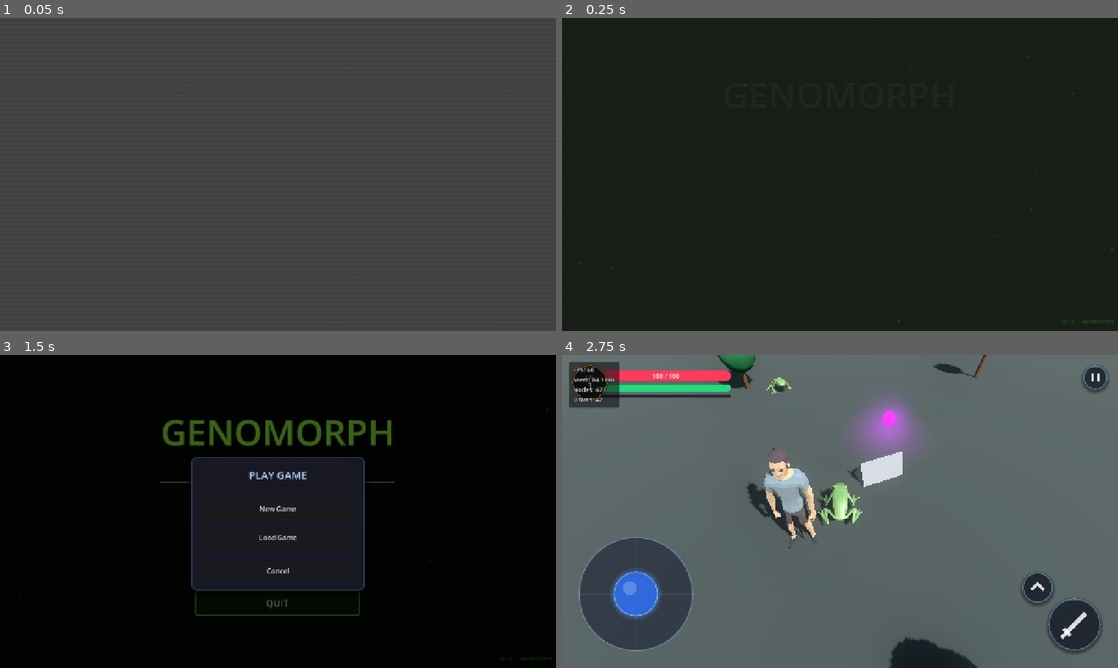
Above: before the commit, frames 1-4 (two rows, left to right).
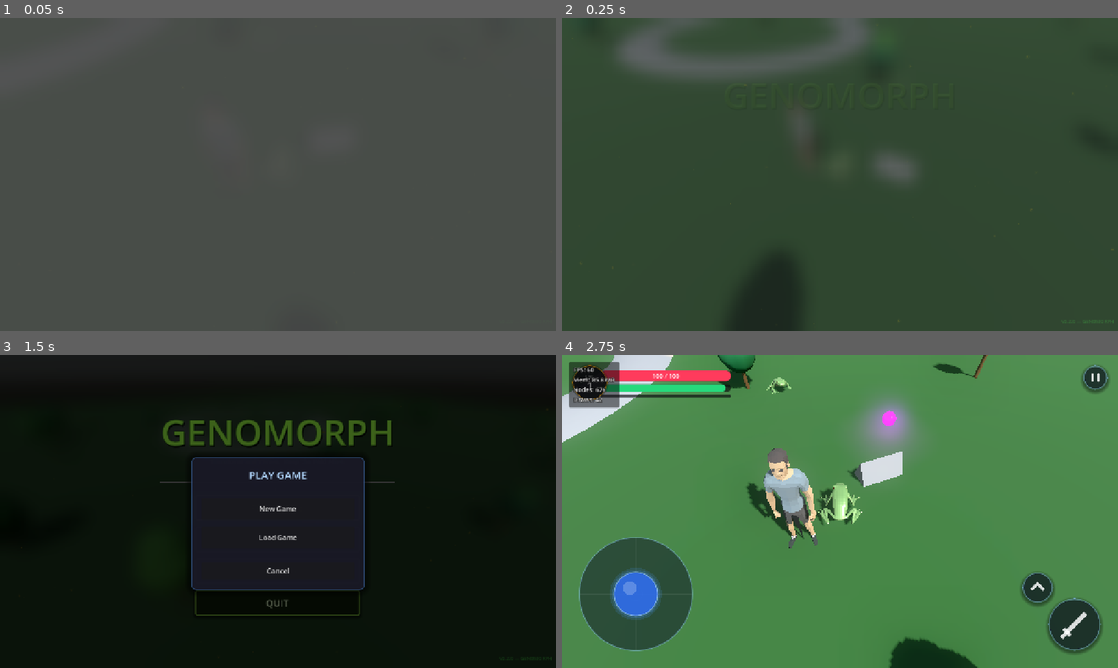
Above: after the commit, the same moments.

Repository: TradsKraken/GENOMORPH-
Game: Godot game, scene res://ui/main_menu.tscn
Two runs of this game, one before a commit and one after it. Both use one fixed random seed, a clock stepped at 60 frames per second and the inputs below.
Inputs (mouse positions are in pixels of both pictures, inside the frame that each line leads up to):
- Up to frame 1 (0.05 s): no input
- Up to frame 2 (0.25 s): no input
- Up to frame 3 (1.5 s): tap Enter (ui_accept) at 0.5, 0.77 s; move the mouse to (400, 495) at 0.52 s; hold Right (ui_right) 0.53-1.25 s; click (400, 495) at 0.67 s; click "PLAY GAME" at 1.25 s
- Up to frame 4 (2.75 s): click "PLAY GAME" at 2 s

The runs differ from the first frame. In frame 2, 97% of the frame differs, in the area x 0-100%, y 0-100%; in frame 3, 1.9%; in frame 4, 85%.

Commit message:
feat: implement main menu UI with animations and add automatic collision tools and base camera setup.

Diff:
--- a/levels/camera_3d.gd
+++ b/levels/camera_3d.gd
@@ -25,6 +25,9 @@
 
 ## Smooth-follow speed. Lower = lazier follow, higher = snappier.
 @export var follow_speed: float = 8.0
+
+## Set to true if this scene is being loaded as the main menu background.
+@export var is_main_menu: bool = false
 
 # ── Private ──────────────────────────────────────────────────────────────────
 
@@ -57,20 +60,34 @@
 	_apply_position(1.0)
 
 	# ── Spawn game systems at runtime (avoids UID-less .tscn references) ──────
-	var hud_script := load("res://ui/hud.gd") as GDScript
-	if hud_script:
-		var hud: CanvasLayer = hud_script.new()
-		hud.name = "GameHUD"
-		get_parent().call_deferred("add_child", hud)
+	if not is_main_menu:
+		var hud_script := load("res://ui/hud.gd") as GDScript
+		if hud_script:
+			var hud: CanvasLayer = hud_script.new()
+			hud.name = "GameHUD"
+			get_parent().call_deferred("add_child", hud)
 
-	var spawner_script := load("res://levels/orb_spawner.gd") as GDScript
-	if spawner_script:
-		var spawner: Node3D = spawner_script.new()
-		spawner.name = "OrbSpawner"
-		get_parent().call_deferred("add_child", spawner)
+		var spawner_script := load("res://levels/orb_spawner.gd") as GDScript
+		if spawner_script:
+			var spawner: Node3D = spawner_script.new()
+			spawner.name = "OrbSpawner"
+			get_parent().call_deferred("add_child", spawner)
 
 
 func _process(delta: float) -> void:
+	if is_main_menu:
+		# Slowly pan/rotate the camera over the swamp
+		var t = Time.get_ticks_msec() / 1000.0
+		var radius = 18.0
+		var orbit_speed = 0.12
+		var cam_height = 12.0
+
+		# Orbit around the center of the level
+		var target_pos = Vector3(cos(t * orbit_speed) * radius, cam_height, sin(t * orbit_speed) * radius)
+		global_position = global_position.lerp(target_pos, delta * 2.0)
+		look_at(Vector3.ZERO, Vector3.UP)
+		return
+
 	if _player == null:
 		return
 
--- a/levels/node_3d.tscn
+++ b/levels/node_3d.tscn
@@ -1,6 +1,7 @@
 [gd_scene format=3 uid="uid://byhayabks6fn4"]
 
 [ext_resource type="Script" uid="uid://61raa3sdio51" path="res://levels/camera_3d.gd" id="1_a202f"]
+[ext_resource type="Script" uid="uid://y5iqc4ir2acj" path="res://tools/auto_collision.gd" id="1_ysmlf"]
 [ext_resource type="Script" uid="uid://ducc3imx6yxhg" path="res://levels/npc_frog.gd" id="2_fhumt"]
 [ext_resource type="PackedScene" uid="uid://ea7e13ofj3cp" path="res://player/player.tscn" id="2_player"]
 [ext_resource type="Script" uid="uid://c4or157xwuy2k" path="res://ui/virtual_joystick.gd" id="3_joystick"]
@@ -23,11 +24,13 @@
 glow_intensity = 1.5
 glow_bloom = 0.2
 
+[sub_resource type="TorusMesh" id="TorusMesh_qwc0f"]
+
 [sub_resource type="PlaneMesh" id="PlaneMesh_noarx"]
 size = Vector2(40, 40)
 
 [sub_resource type="StandardMaterial3D" id="GroundMat"]
-albedo_color = Color(0.2, 0.22, 0.2, 1)
+albedo_color = Color(0.1493181, 0.31432223, 0.11743338, 1)
 
 [sub_resource type="BoxShape3D" id="GroundShape"]
 size = Vector3(40, 0.2, 40)
@@ -1728,6 +1731,11 @@
 shadow_enabled = true
 
 [node name="Ground" type="StaticBody3D" parent="." unique_id=456649111]
+
+[node name="Swamp Sample" type="MeshInstance3D" parent="Ground" unique_id=779578895]
+transform = Transform3D(24.635, 0, 0, 0, 24.635, 0, 0, 0, 24.635, -37.711266, -5.3720093, -13.250458)
+mesh = SubResource("TorusMesh_qwc0f")
+script = ExtResource("1_ysmlf")
 
 [node name="MeshInstance3D" type="MeshInstance3D" parent="Ground" unique_id=643852630]
 transform = Transform3D(6.17, 0, 0, 0, 6.17, 0, 0, 0, 6.17, 0.0064697266, 0.053894043, 0.39871216)
--- a/project.godot
+++ b/project.godot
@@ -11,7 +11,7 @@
 [application]
 
 config/name="GENOMORPH"
-config/version="0.1.0"
+config/version="0.2.0"
 run/main_scene="res://ui/main_menu.tscn"
 config/features=PackedStringArray("4.7", "Mobile")
 config/icon="res://assets/icon.svg"
--- /dev/null
+++ b/tools/auto_collision.gd
@@ -0,0 +1,5 @@
+extends MeshInstance3D
+
+func _ready() -> void:
+	# Automatically generate a perfect static collision mesh based on the visual mesh!
+	create_trimesh_collision()
--- a/ui/main_menu.gd
+++ b/ui/main_menu.gd
@@ -7,6 +7,8 @@
 @onready var _particle_layer: Control  = $Background/ParticleLayer
 @onready var _scanlines: ColorRect     = $Background/Scanlines
 @onready var _anim_player: AnimationPlayer = $AnimationPlayer
+@onready var _background_root: Control = $Background
+@onready var _version_label: Label     = $Background/VersionLabel
 
 # ── Particle state ────────────────────────────────────────────────────────────
 var _particles: Array[Dictionary] = []
@@ -19,10 +21,20 @@
 	_title_label.add_theme_font_override("font", ThemeDB.fallback_font)
 	_tagline_label.add_theme_font_override("font", ThemeDB.fallback_font)
 
+	# Dynamically show the version number from project settings
+	var app_version = ProjectSettings.get_setting("application/config/version", "0.1.0")
+	_version_label.text = "v" + str(app_version) + " — GENOMORPH"
+
+	_spawn_background_world()
+
 	_spawn_particles()
 	_particle_layer.draw.connect(_on_particle_layer_draw)
 	_anim_player.play("intro")
 	_anim_player.animation_finished.connect(_on_intro_done)
+
+	# Remove the scanline effect entirely so it doesn't look like stripes
+	if _scanlines:
+		_scanlines.queue_free()
 
 
 func _on_intro_done(_anim_name: String) -> void:
@@ -31,14 +43,68 @@
 
 func _process(delta: float) -> void:
 	_time += delta
-
-	# Scroll scanlines
-	var mat := _scanlines.material as ShaderMaterial
-	if mat:
-		mat.set_shader_parameter("scroll_offset", fmod(_time * 0.04, 1.0))
-
 	_update_particles(delta)
 	_particle_layer.queue_redraw()
+
+
+# ── Background World Instantiation ───────────────────────────────────────────
+
+func _spawn_background_world() -> void:
+	# Create a SubViewportContainer and SubViewport to render the 3D scene
+	var sub_viewport_container = SubViewportContainer.new()
+	sub_viewport_container.set_anchors_preset(Control.PRESET_FULL_RECT)
+	sub_viewport_container.stretch = true
+
+	var sub_viewport = SubViewport.new()
+	sub_viewport.handle_input_locally = false
+	sub_viewport_container.add_child(sub_viewport)
+
+	# Load the 3D world
+	var world_scene = load("res://levels/node_3d.tscn")
+	var world = world_scene.instantiate()
+
+	# Find the camera and set it to main menu mode
+	var camera = world.get_node_or_null("Camera3D")
+	if camera and "is_main_menu" in camera:
+		camera.is_main_menu = true
+
+	# Disable the player from moving if they somehow receive input
+	var player = world.get_node_or_null("Frog Player")
+	if player:
+		player.set_process(false)
+		player.set_physics_process(false)
+		player.set_process_input(false)
+
+	# Hide any gameplay HUDs (joysticks, buttons) that are in the level
+	for child in world.get_children():
+		if child is CanvasLayer:
+			child.visible = false
+
+	sub_viewport.add_child(world)
+
+	# Create a blur shader overlay
+	var blur_overlay = ColorRect.new()
+	blur_overlay.set_anchors_preset(Control.PRESET_FULL_RECT)
+
+	var blur_shader = Shader.new()
+	blur_shader.code = """
+shader_type canvas_item;
+uniform sampler2D screen_texture : hint_screen_texture, filter_linear_mipmap;
+void fragment() {
+	COLOR = textureLod(screen_texture, SCREEN_UV, 3.5);
+}
+"""
+	var blur_mat = ShaderMaterial.new()
+	blur_mat.shader = blur_shader
+	blur_overlay.material = blur_mat
+
+	# Add the viewport behind everything else in the background
+	_background_root.add_child(sub_viewport_container)
+	_background_root.move_child(sub_viewport_container, 0)
+
+	# Add the blur overlay directly on top of the viewport
+	_background_root.add_child(blur_overlay)
+	_background_root.move_child(blur_overlay, 1)
 
 
 # ── Particles — warm firefly / spore effect ───────────────────────────────────
--- a/ui/main_menu.tscn
+++ b/ui/main_menu.tscn
@@ -232,14 +232,6 @@
 grow_horizontal = 2
 grow_vertical = 2
 
-[node name="BgGradient" type="ColorRect" parent="Background" unique_id=1269478293]
-layout_mode = 1
-anchors_preset = 15
-anchor_right = 1.0
-anchor_bottom = 1.0
-grow_horizontal = 2
-grow_vertical = 2
-color = Color(0.02, 0.055, 0.015, 1)
 
 [node name="BgAtmosphere" type="ColorRect" parent="Background" unique_id=1514618417]
 layout_mode = 1
Not shown, added: tools/auto_collision.gd.uid
